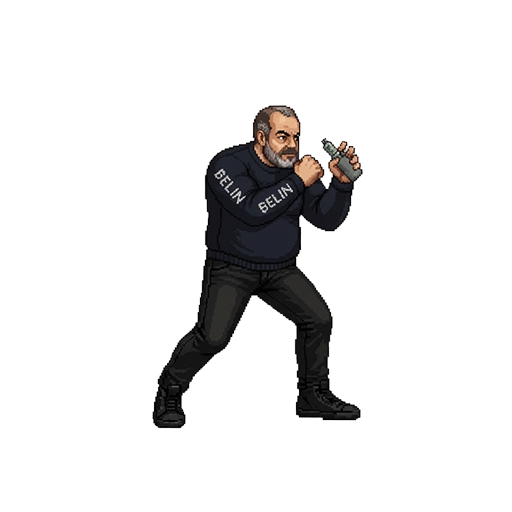
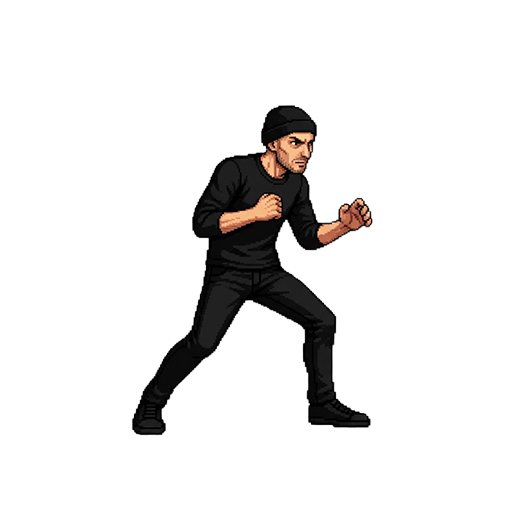
Two versions of the same layered image (w=512, h=512). Layer-by-layer changes:
showed group "PEPPO" (1 layers) over [131, 105, 373, 436]
hid group "MORI" (2 layers) over [147, 105, 364, 430]
hid "Sfondo" over [131, 105, 373, 436]
